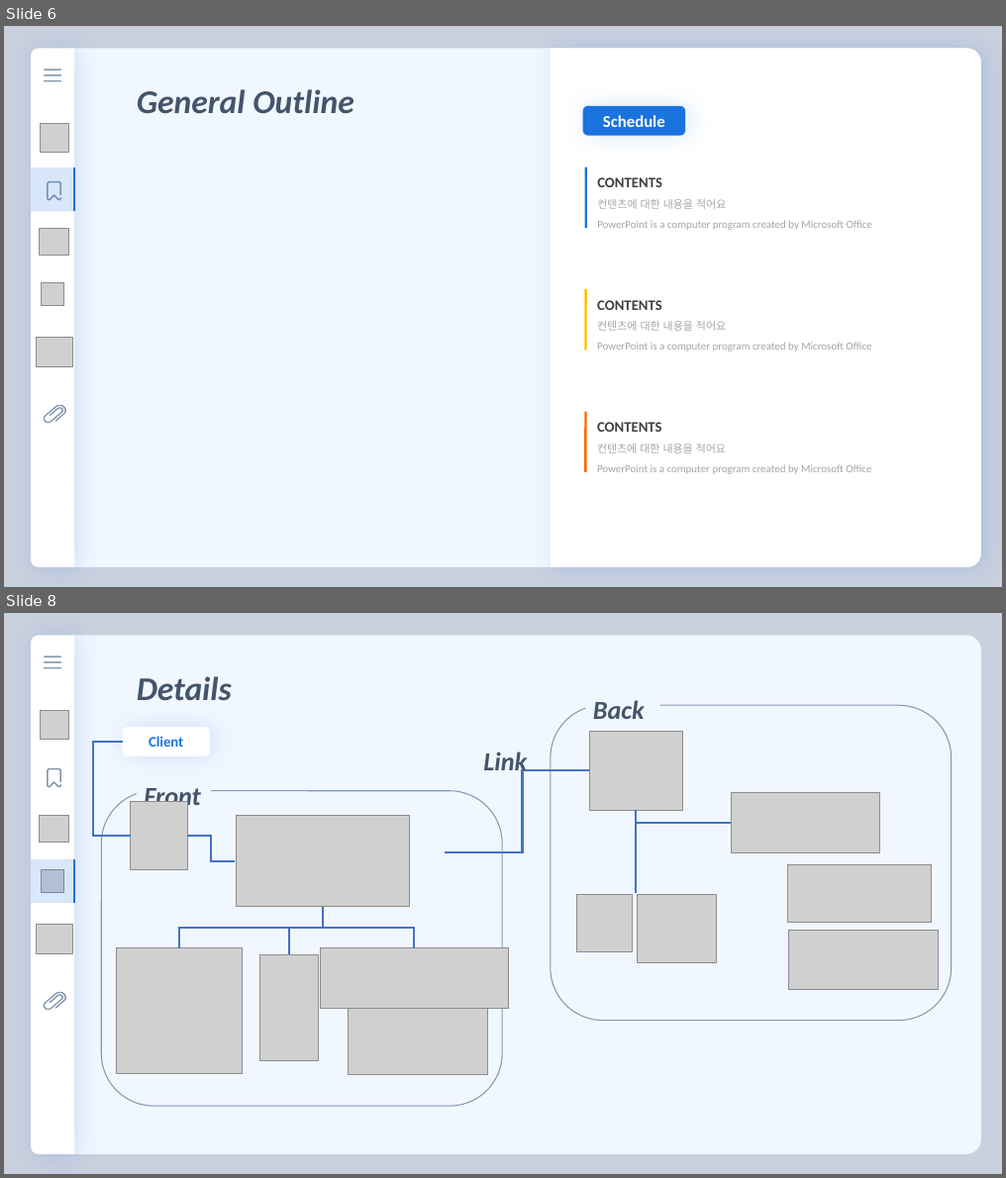
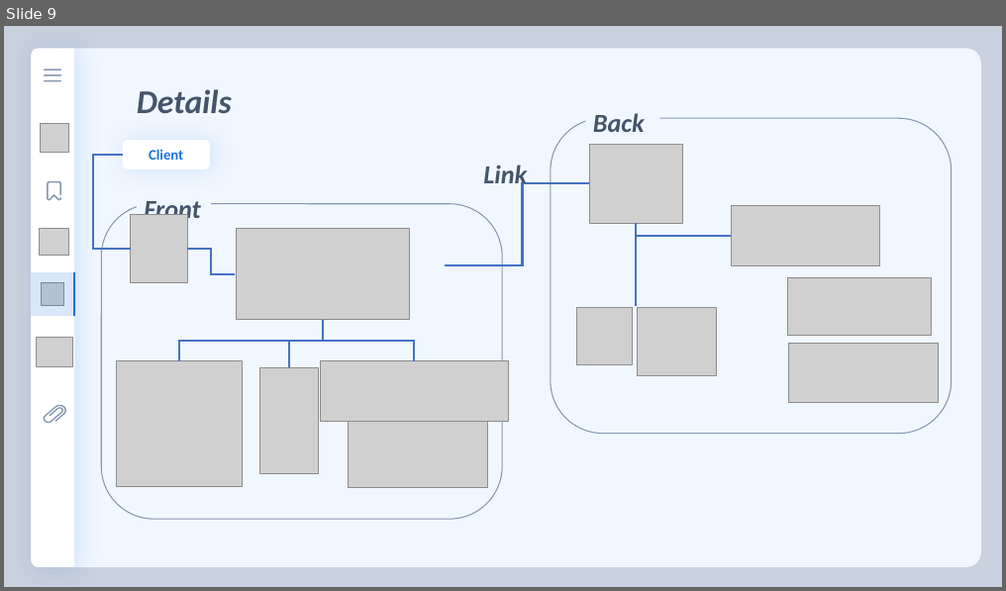
Before and after one commit to florentious/AutoGenerating_VariableName, a slide deck: Text/Presentation/presentation_ver0_3.pptm. Shown one above the other, each under a label of ours: slides 6 and 8 before the commit, slide 9 after it; the slides between them are not shown. The pictures are 1006x1178 and 1006x591 pixels, drawn with LibreOffice and Linux fonts; fonts in the diff are those of the drawing; grey boxes stand for pictures. Boxes give left, top, right and bottom in pixels: in the first picture for what was removed or moved away, otherwise in the second. Text is boxed around its words. In the diff, an @@ line names an element or a change of style, - is before the commit and + after.

```diff
--- a/Text/Presentation/presentation_ver0_3.pptm
+++ b/Text/Presentation/presentation_ver0_3.pptm
@@ slide 6 removed at box(4, 26, 1002, 587), background #C9D0DE @@
@@ round same rect removed at box(74, 49, 982, 568) @@
@@ round same rect removed at box(550, 48, 981, 568) @@
@@ text removed at box(137, 89, 353, 113) @@
-General Outline
@@ rounded rectangle removed at box(583, 106, 685, 135) @@
-Schedule
@@ table removed at box(31, 168, 74, 211), 1 rows, 1 columns @@
-
@@ line removed from (586, 168) to (586, 228) @@
@@ text removed at box(597, 177, 872, 230) @@
-CONTENTS
-컨텐츠에 대한 내용을 적어요
-PowerPoint is a computer program created by Microsoft Office
@@ line removed from (586, 289) to (586, 350) @@
@@ text removed at box(597, 300, 871, 352) @@
-CONTENTS
-컨텐츠에 대한 내용을 적어요
-PowerPoint is a computer program created by Microsoft Office
@@ group removed at box(31, 48, 74, 568): 4 pictures, 3 rounded rectangles, 2 freeform shapes, 1 round same rect @@
@@ line removed from (586, 411) to (586, 472) @@
@@ text removed at box(597, 422, 871, 474) @@
-CONTENTS
-컨텐츠에 대한 내용을 적어요
-PowerPoint is a computer program created by Microsoft Office
@@ what was slide 8 is now slide 9 @@
```
Also in this commit, not shown: 14 slides changed, 5 slides added, 2 other slides removed, 2 other files.
